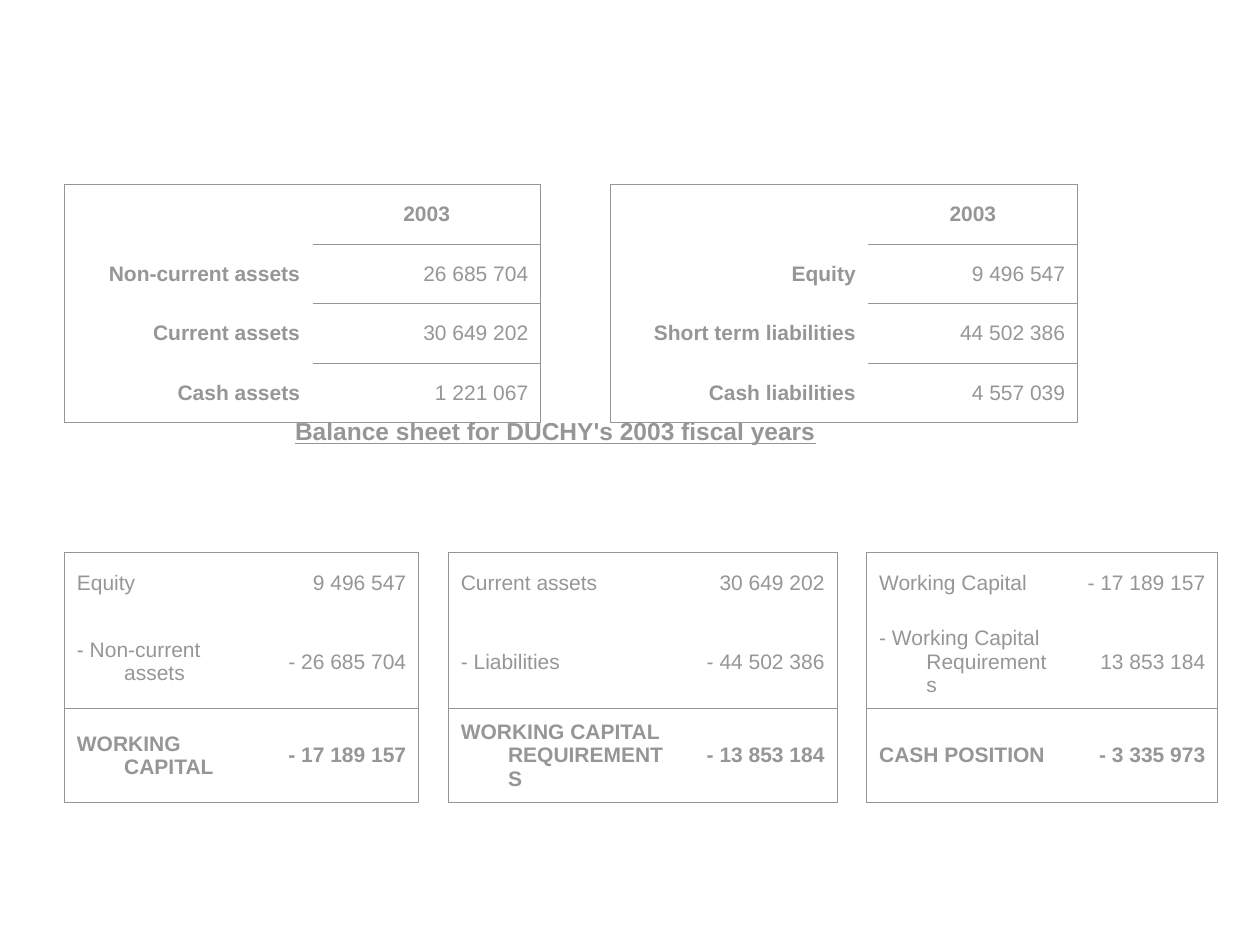
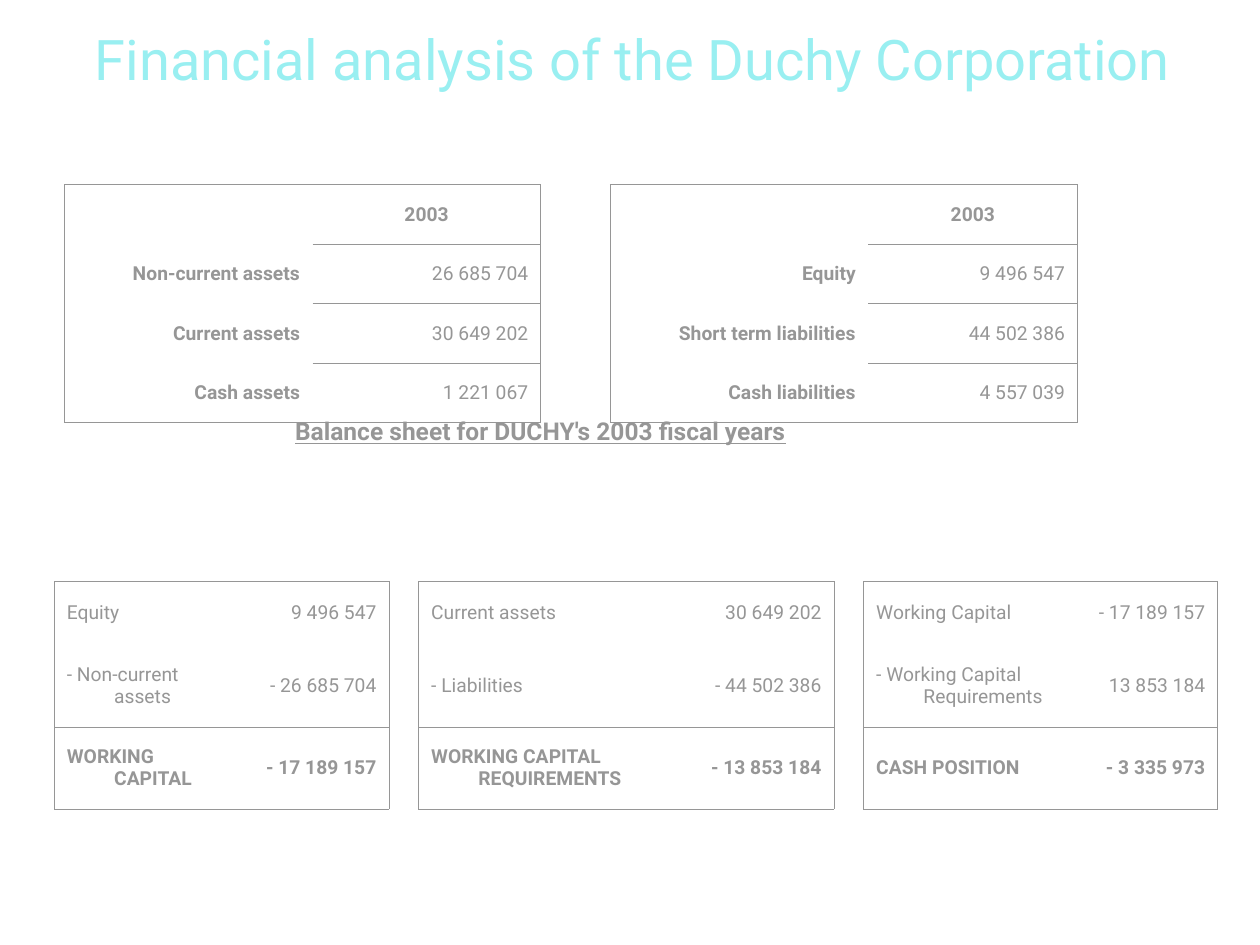
Before and after one commit to pngames/pavillon-noir, a slide deck: slide 11 of .others/tertiaire/tertiaire_finance.ppt. Drawn at 1260x945 pixels with LibreOffice and Linux fonts; fonts in the diff are those of the drawing; background and template pictures are left out. Boxes give left, top, right and bottom in pixels: in the first picture for what was removed or moved away, otherwise in the second. Text is boxed around its words. In the diff, an @@ line names an element or a change of style, - is before the commit and + after.

```diff
--- a/.others/tertiaire/tertiaire_finance.ppt
+++ b/.others/tertiaire/tertiaire_finance.ppt
@@ title added at (95, 37, 1170, 92), 32 pt, text #99EFF1 @@
+Financial analysis of the Duchy Corporation
@@ table at (64, 185, 1077, 403) @@
@@ size 12 to 11 pt, font Arial to Roboto @@
@@ text "Balance sheet for DUCHY's 2003 ..." at (295, 418, 785, 445): font Arial to Roboto @@
@@ table at (54, 582, 1220, 793) @@
@@ size 12 to 11 pt, font Arial to Roboto @@
@@ table: place and size @@
-table at (64, 552, 1218, 791)
+table at (54, 582, 1220, 793)
```
Also in this commit, not shown: 13 other slides changed, 1 slide added, 1 slide removed.
